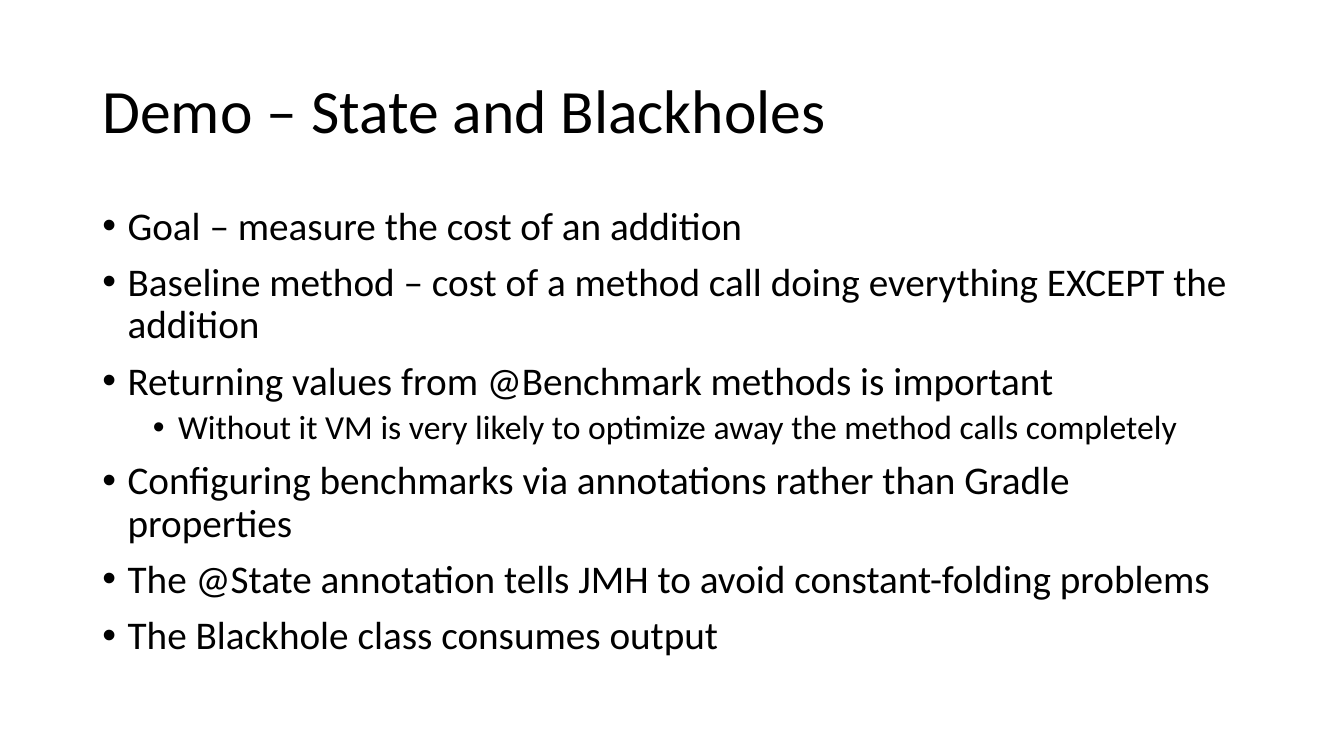
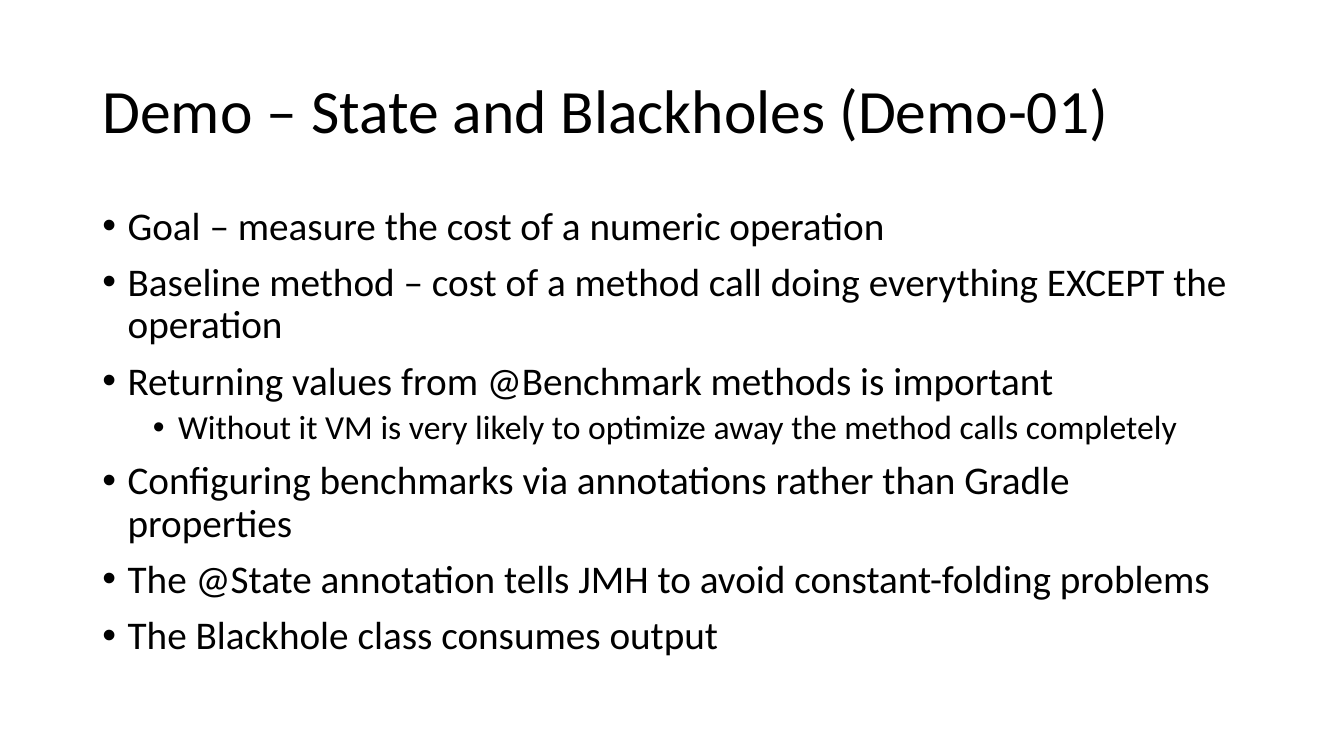
Before and after one commit to tresat/JMH-Presentation, a slide deck: slide 25 of doc/slides.pptx. Drawn at 1344x756 pixels with LibreOffice and Linux fonts; fonts in the diff are those of the drawing. Boxes give left, top, right and bottom in pixels: in the first picture for what was removed or moved away, otherwise in the second. Text is boxed around its words. In the diff, an @@ line names an element or a change of style, - is before the commit and + after.

```diff
--- a/doc/slides.pptx
+++ b/doc/slides.pptx
@@ title at [102, 88, 1108, 142]: text changed @@
-Demo – State and Blackholes
+Demo – State and Blackholes (Demo-01)
@@ text at [128, 212, 1226, 345]: text changed @@
-• Goal – measure the cost of an addition
-• Baseline method – cost of a method call doing everything EXCEPT the addition
+• Goal – measure the cost of a numeric operation
+• Baseline method – cost of a method call doing everything EXCEPT the operation
```
Also in this commit, not shown: 10 other slides changed, 7 slides added, 8 slides removed, 13 other files.
